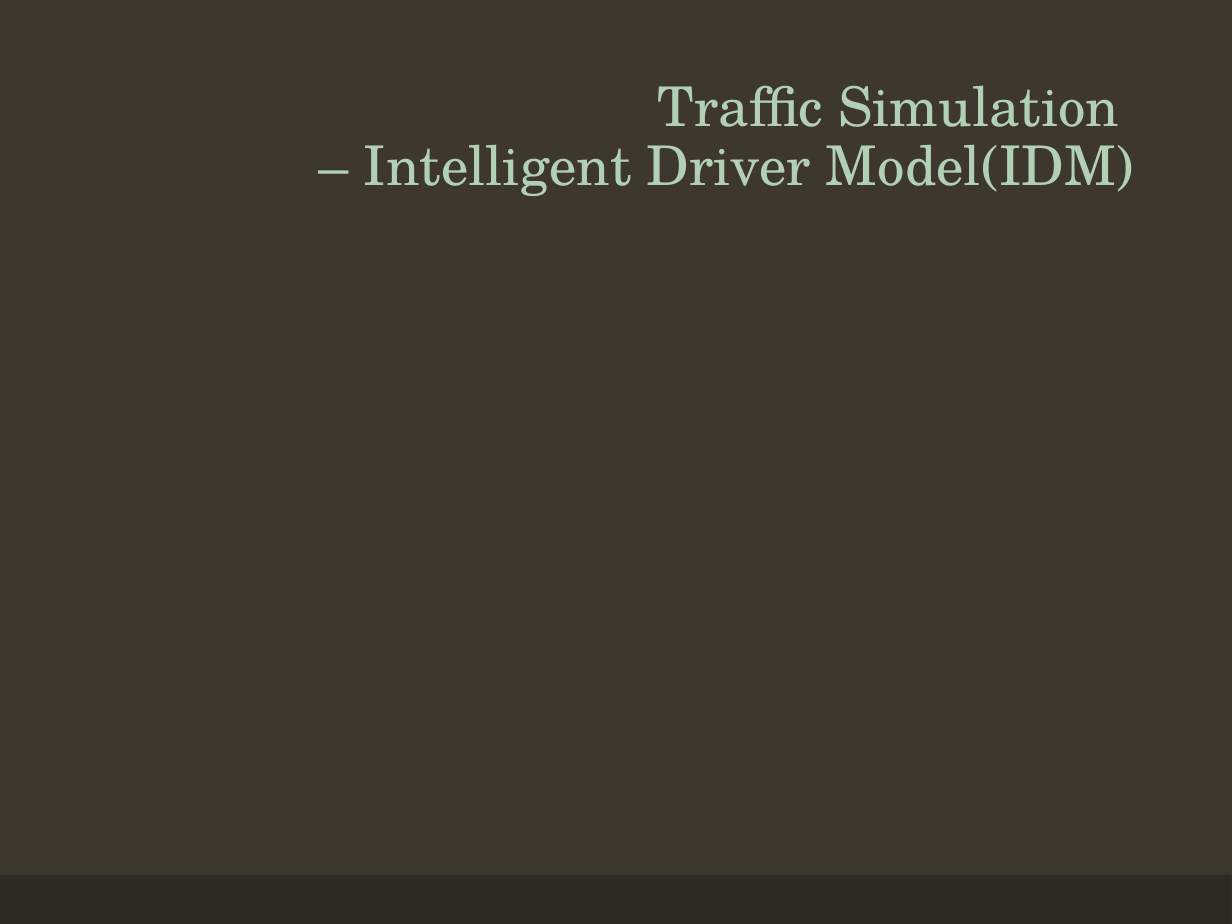
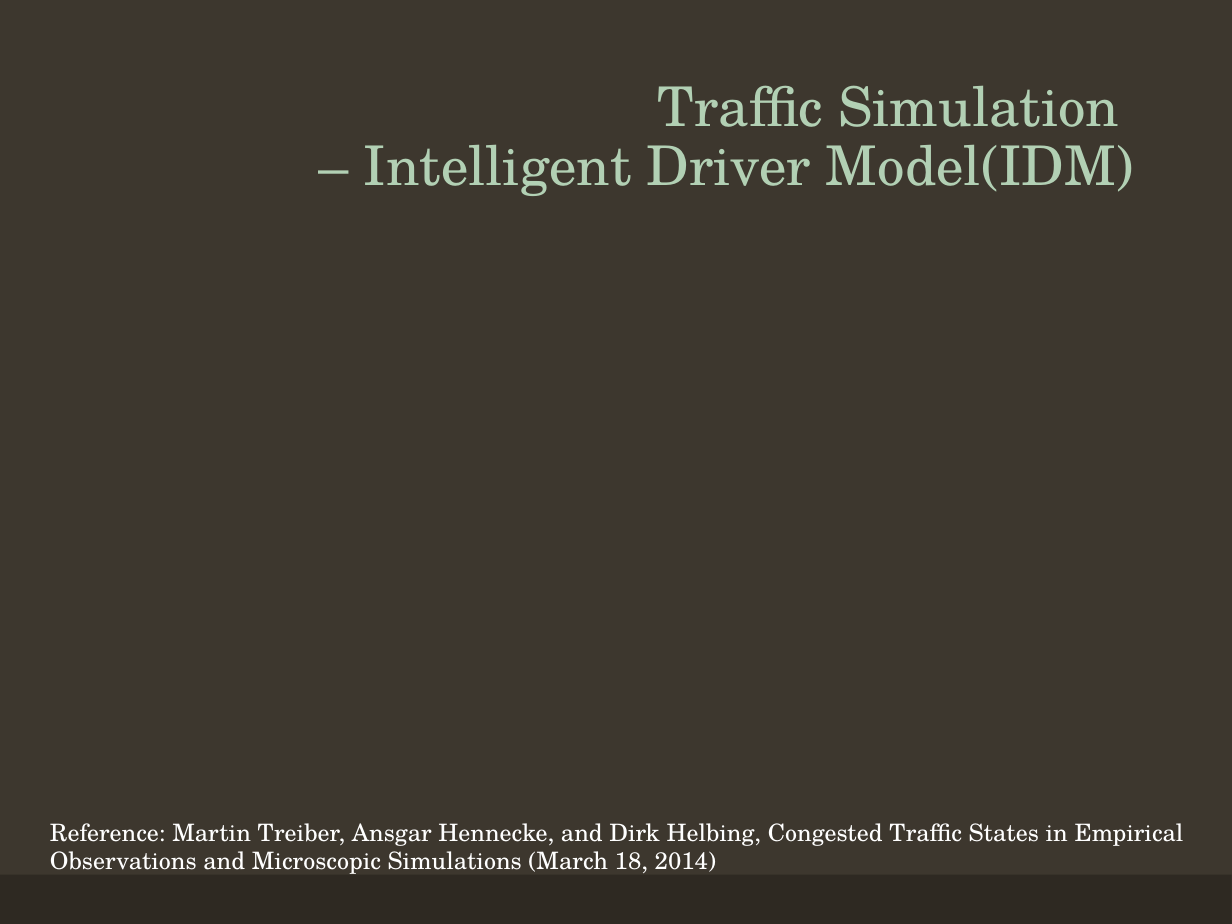
Before and after one commit to CharlieFaceButt/Traffic-Simulation, a slide deck: slide 8 of Presentation.pptx. Drawn at 1232x924 pixels with LibreOffice and Linux fonts; fonts in the diff are those of the drawing; grey boxes stand for pictures. Boxes give left, top, right and bottom in pixels: in the first picture for what was removed or moved away, otherwise in the second. Text is boxed around its words. In the diff, an @@ line names an element or a change of style, - is before the commit and + after.

Commit message:
Presentation

```diff
--- a/Presentation.pptx
+++ b/Presentation.pptx
@@ text added at [50,823,1184,874], 14 pt, text #FFFFFF @@
+Reference: Martin Treiber, Ansgar Hennecke, and Dirk Helbing, Congested Traffic States in Empirical Observations and Microscopic Simulations (March 18, 2014)
```
Also in this commit, not shown: 1 other file.
